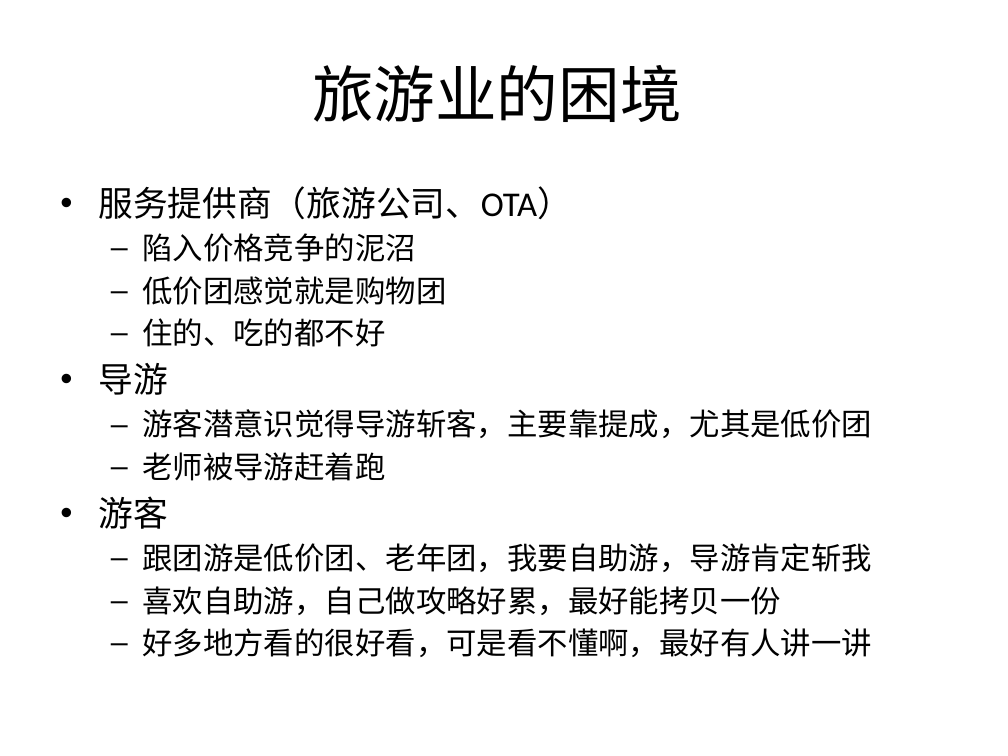
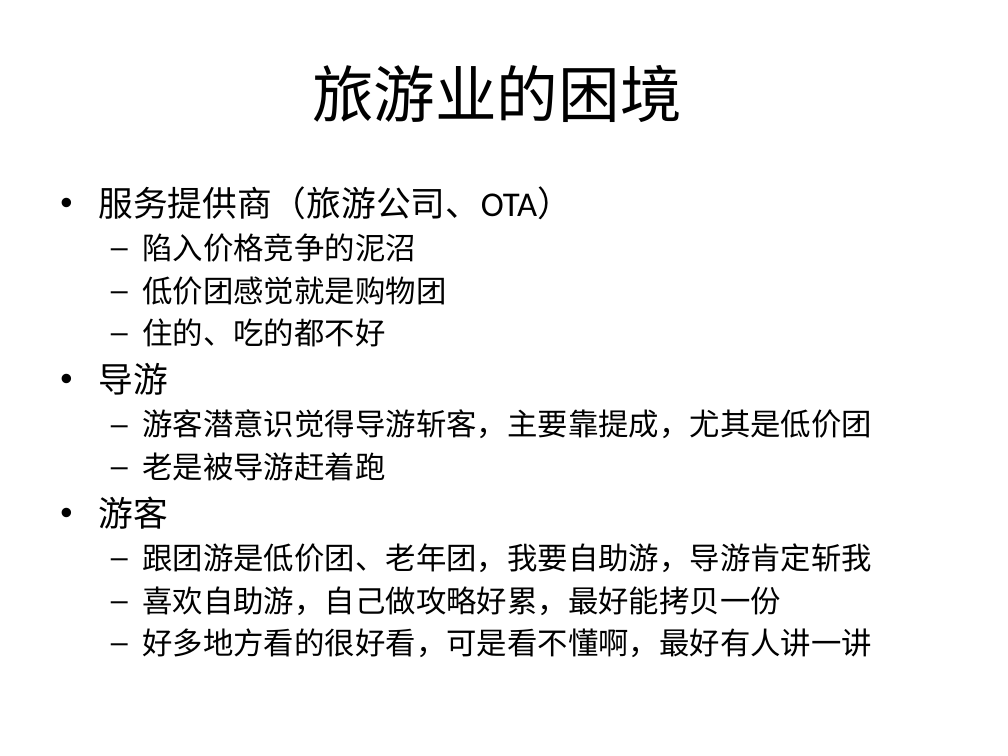
Before and after one commit to Yourtour/yt, a slide deck: slide 8 of yourtour/documents/business/YourTour BP 3.0-合作.pptx. Drawn at 1008x756 pixels with LibreOffice and Linux fonts; fonts in the diff are those of the drawing. Boxes give left, top, right and bottom in pixels: in the first picture for what was removed or moved away, otherwise in the second. Text is boxed around its words. In the diff, an @@ line names an element or a change of style, - is before the commit and + after.

```diff
--- a/yourtour/documents/business/YourTour BP 3.0-合作.pptx
+++ b/yourtour/documents/business/YourTour BP 3.0-合作.pptx
@@ text at (142, 452, 385, 481): text changed @@
-  – 老师被导游赶着跑
+  – 老是被导游赶着跑
```
Also in this commit, not shown: 3 other slides changed.
